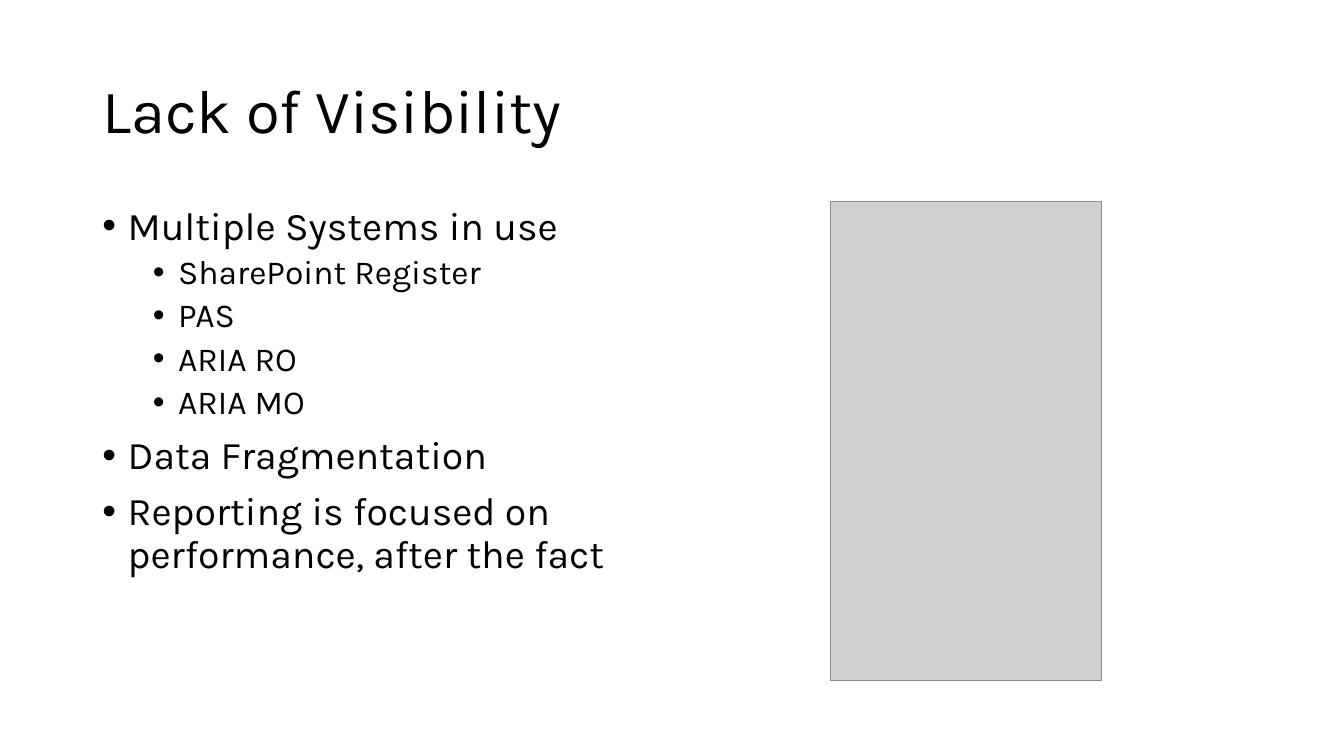
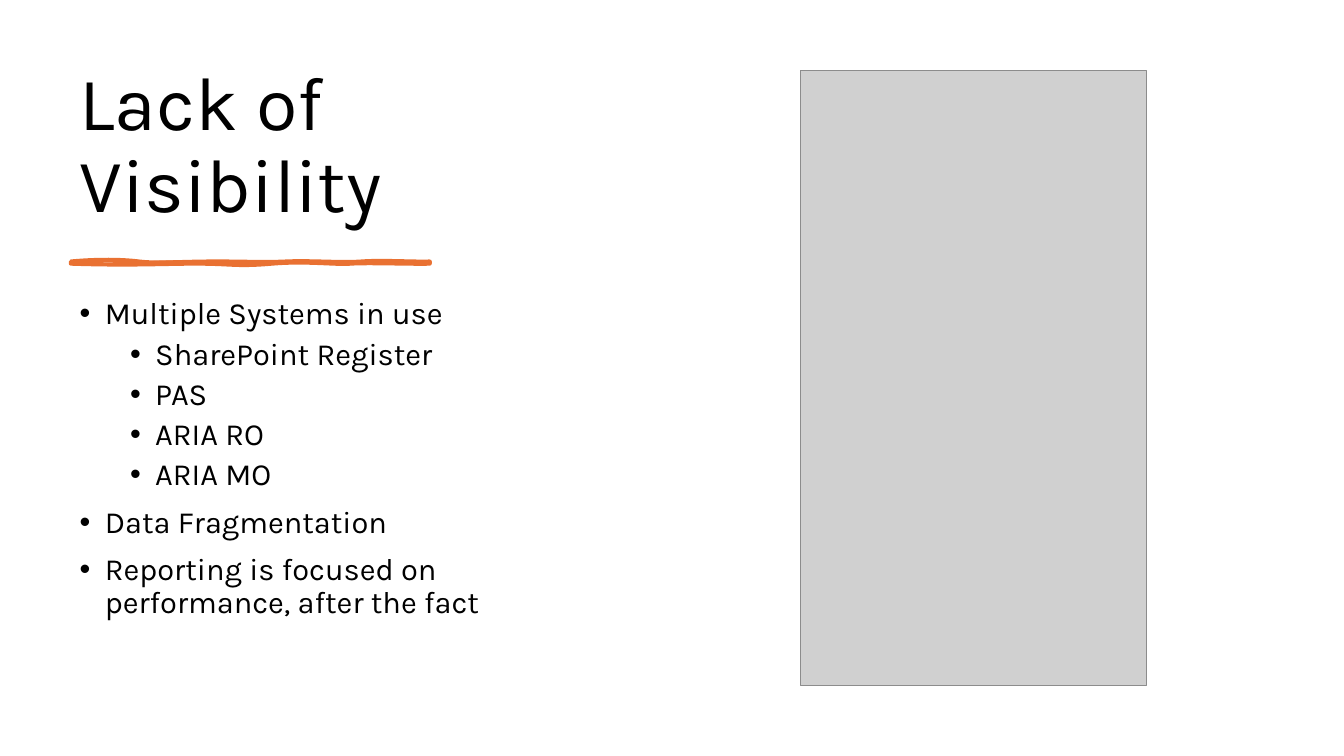
Before and after one commit to MCollins87/MScProject, a slide deck: slide 5 of Presentation/Presentation_v2.pptx. Drawn at 1344x756 pixels with LibreOffice and Linux fonts; fonts in the diff are those of the drawing; grey boxes stand for pictures. Boxes give left, top, right and bottom in pixels: in the first picture for what was removed or moved away, otherwise in the second. Text is boxed around its words. In the diff, an @@ line names an element or a change of style, - is before the commit and + after.

```diff
--- a/Presentation/Presentation_v2.pptx
+++ b/Presentation/Presentation_v2.pptx
@@ title "Lack of Visibility" moved from (x1=102, y1=90, x2=561, y2=148) to (x1=80, y1=78, x2=382, y2=231) @@
@@ title "Lack of Visibility" at (x1=80, y1=78, x2=382, y2=231): size 44 to 54 pt; vertical alignment middle to bottom @@
@@ picture resized from (x1=831, y1=202, x2=1101, y2=682) to (x1=801, y1=71, x2=1146, y2=686) @@
@@ freeform shape added at (x1=71, y1=262, x2=430, y2=264), fill #E97132, outline #E97132 3 pt @@
@@ text "Multiple Systems in use" moved from (x1=128, y1=213, x2=604, y2=578) to (x1=105, y1=303, x2=479, y2=621) @@
@@ text "Multiple Systems in use" at (x1=105, y1=303, x2=479, y2=621): size 28 to 22 pt in "Multiple Systems in use", "Data Fragmentation", "Reporting is focused on performance, after the ..."; size 24 to 22 pt in "SharePoint Register", "PAS", "ARIA RO", "ARIA MO" @@
```
Also in this commit, not shown: 24 other slides changed, 3 slides added, 1 slide removed, 1 other file.
